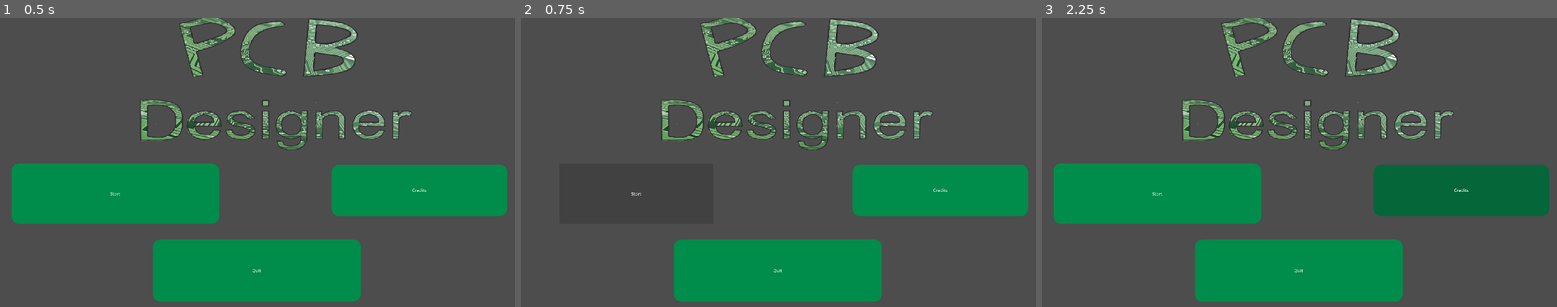
Above: before the commit, frames 1-3 (left to right).
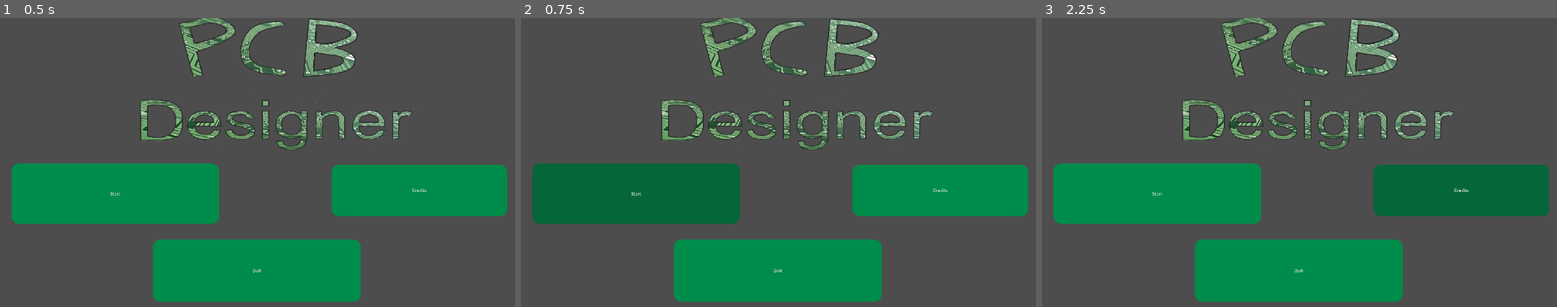
Above: after the commit, the same moments.

Repository: kankern69-max/game-godot
Game: Godot game, scene res://ui/main_menu.tscn
Same seed, same stepped clock (60 frames per second), same inputs: the game is played once before the commit and once after it.
Inputs:
- Up to frame 1 (0.5 s): no input
- Up to frame 2 (0.75 s): click "Start" at 0.5 s
- Up to frame 3 (2.25 s): click "Start" at 1.25 s; click "Credits" at 2 s

Frame 1 is identical in both runs. In frame 2, 8.4% of the frame differs, in the area x 2-43%, y 50-72%; in frame 3, nothing differs.

Commit message:
Refactor global singleton and UI tweaks
Remove legacy global.gd and uid; consolidate singleton into singeltons/Global.gd and add signal toolChanged(toolName:String). Update callers to use Global (drawing_ui.gd now emits Global.toolChanged; cables.gd connects to Global.toolChanged). Clean up project.godot autoload entries. Add component_ui.gd (and uid) and wire it into ui.tscn; add ext_resource for the new script. Make minor main_menu.tscn style adjustments and add two temporary game.tscn files.

Diff:
--- a/pcd-desinger-v-1/global.gd
+++ /dev/null
@@ -1,11 +0,0 @@
-extends Node
-
-signal toolChanged(toolName: String)
-# Called when the node enters the scene tree for the first time.
-func _ready() -> void:
-	pass # Replace with function body.
-
-
-# Called every frame. 'delta' is the elapsed time since the previous frame.
-func _process(delta: float) -> void:
-	pass
--- a/pcd-desinger-v-1/mainSystems/cables.gd
+++ b/pcd-desinger-v-1/mainSystems/cables.gd
@@ -21,7 +21,7 @@
 const boardOffset: Vector2 = Vector2((1920 - 640) * 0.5, (1080 - 400) * 0.5)
 
 func _ready() -> void:
-	global.toolChanged.connect(GlobalToolChange)
+	Global.toolChanged.connect(GlobalToolChange)
 
 func GlobalToolChange(toolName: String) -> void:
 	if layingCable:
--- a/pcd-desinger-v-1/project.godot
+++ b/pcd-desinger-v-1/project.godot
@@ -17,7 +17,6 @@
 [autoload]
 
 Global="*uid://dsedamw5vypyl"
-global="*uid://kyt5ubiafhnc"
 
 [display]
 
--- a/pcd-desinger-v-1/singeltons/Global.gd
+++ b/pcd-desinger-v-1/singeltons/Global.gd
@@ -1,5 +1,6 @@
 extends Node
 
+signal toolChanged(toolName: String)
 enum MODE {ARCADE, SIMULATOR}
 
 var current_mode: MODE = MODE.ARCADE
--- /dev/null
+++ b/pcd-desinger-v-1/ui/component_ui.gd
@@ -0,0 +1,4 @@
+extends Panel
+
+func _process(delta):
+	pass
--- a/pcd-desinger-v-1/ui/drawing_ui.gd
+++ b/pcd-desinger-v-1/ui/drawing_ui.gd
@@ -5,9 +5,6 @@
 @onready var EraseBTN = $Erase
 # Called when the node enters the scene tree for the first time.
 func _ready() -> void:
-	LineBTN.pressed.connect(func(): global.toolChanged.emit("LINE"))
-	FreeBTN.pressed.connect(func(): global.toolChanged.emit("FREE"))
-	EraseBTN.pressed.connect(func(): global.toolChanged.emit("ERASE"))
-# Called every frame. 'delta' is the elapsed time since the previous frame.
-func _process(delta: float) -> void:
-	pass
+	LineBTN.pressed.connect(func(): Global.toolChanged.emit("LINE"))
+	FreeBTN.pressed.connect(func(): Global.toolChanged.emit("FREE"))
+	EraseBTN.pressed.connect(func(): Global.toolChanged.emit("ERASE"))
--- a/pcd-desinger-v-1/ui/main_menu.tscn
+++ b/pcd-desinger-v-1/ui/main_menu.tscn
@@ -24,11 +24,15 @@
 expand_margin_left = 100.0
 expand_margin_right = 100.0
 
-[sub_resource type="StyleBoxFlat" id="StyleBoxFlat_8uxxo"]
-bg_color = Color(0.019607844, 0.4, 0.22352941, 1)
+[sub_resource type="StyleBoxFlat" id="StyleBoxFlat_t7e0r"]
+bg_color = Color(0.020000005, 0.4, 0.22266665, 1)
 corner_radius_top_left = 28
 corner_radius_top_right = 28
 corner_radius_bottom_right = 28
+corner_radius_bottom_left = 28
+corner_detail = 20
+expand_margin_left = 100.0
+expand_margin_right = 100.0
 
 [sub_resource type="StyleBoxFlat" id="StyleBoxFlat_fu7sn"]
 bg_color = Color(0, 0.54901963, 0.2901961, 1)
@@ -36,16 +40,6 @@
 corner_radius_top_right = 28
 corner_radius_bottom_right = 28
 corner_radius_bottom_left = 28
-expand_margin_left = 100.0
-expand_margin_right = 100.0
-
-[sub_resource type="StyleBoxFlat" id="StyleBoxFlat_t7e0r"]
-bg_color = Color(0.020000005, 0.4, 0.22266665, 1)
-corner_radius_top_left = 28
-corner_radius_top_right = 28
-corner_radius_bottom_right = 28
-corner_radius_bottom_left = 28
-corner_detail = 20
 expand_margin_left = 100.0
 expand_margin_right = 100.0
 
@@ -91,7 +85,7 @@
 theme = SubResource("Theme_0dkrt")
 theme_override_styles/normal = SubResource("StyleBoxFlat_wk0pr")
 theme_override_styles/pressed = SubResource("StyleBoxFlat_rmr83")
-theme_override_styles/hover_pressed = SubResource("StyleBoxFlat_8uxxo")
+theme_override_styles/hover = SubResource("StyleBoxFlat_t7e0r")
 text = "Start"
 
 [node name="Quit" type="Button" parent="." unique_id=1824048329]
--- a/pcd-desinger-v-1/ui/ui.tscn
+++ b/pcd-desinger-v-1/ui/ui.tscn
@@ -1,5 +1,6 @@
 [gd_scene format=3 uid="uid://ofdnf06ntncc"]
 
+[ext_resource type="Script" uid="uid://bkxw3ht52pulb" path="res://ui/component_ui.gd" id="1_ks8t7"]
 [ext_resource type="PackedScene" uid="uid://k3dpp7niy886" path="res://ui/component_tile.tscn" id="1_nb4k0"]
 [ext_resource type="Script" uid="uid://yubuix3qvtwj" path="res://ui/drawing_ui.gd" id="2_ks8t7"]
 
@@ -105,6 +106,7 @@
 offset_bottom = 520.0
 grow_horizontal = 0
 theme_override_styles/panel = SubResource("StyleBoxFlat_ofb81")
+script = ExtResource("1_ks8t7")
 
 [node name="SearchBar" type="PanelContainer" parent="Control/ComponentUI" unique_id=518766399]
 custom_minimum_size = Vector2(230, 30)
Not shown, removed: pcd-desinger-v-1/global.gd.uid
Not shown, added: pcd-desinger-v-1/ui/component_ui.gd.uid
Not shown, added: pcd-desinger-v-1/game.tscn1140205098.tmp
Not shown, added: pcd-desinger-v-1/game.tscn1167450857.tmp
